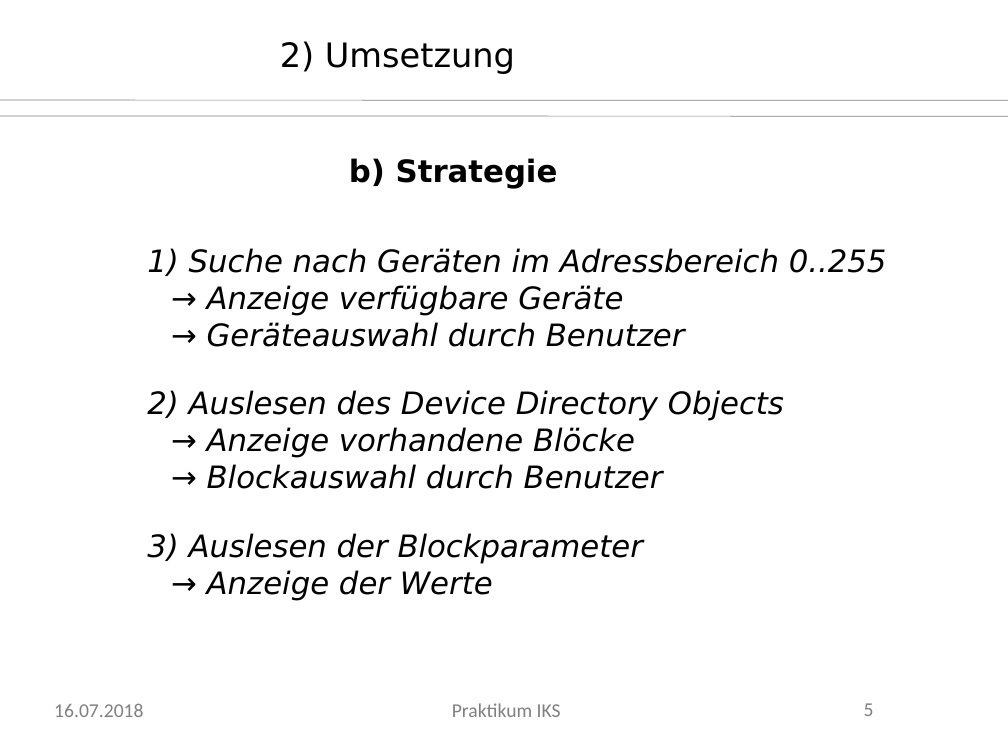
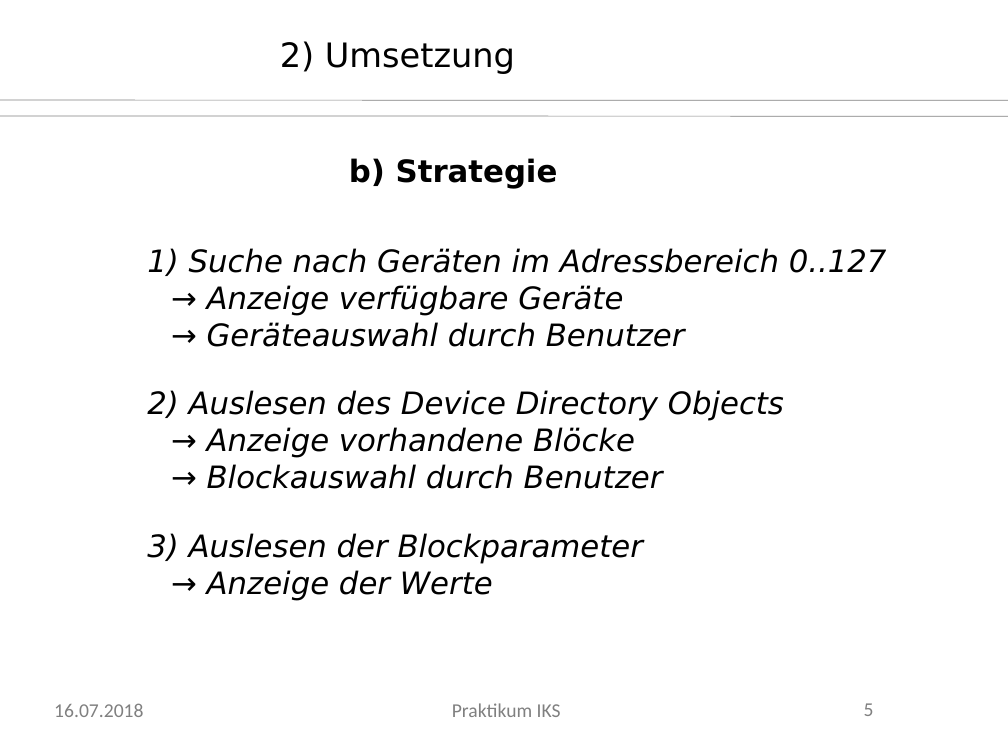
Before and after one commit to axelwogawa/PROFIBus-Profis, a slide deck: slide 5 of presentation/praesi.odp. Drawn at 1008x756 pixels with LibreOffice and Linux fonts; fonts in the diff are those of the drawing; background and template pictures are left out. Boxes give left, top, right and bottom in pixels: in the first picture for what was removed or moved away, otherwise in the second. Text is boxed around its words. In the diff, an @@ line names an element or a change of style, - is before the commit and + after.

```diff
--- a/presentation/praesi.odp
+++ b/presentation/praesi.odp
@@ text at bbox=[189, 248, 887, 347]: text changed @@
-1) Suche nach Geräten im Adressbereich 0..255
-   → Anzeige verfügbare Geräte
-   → Geräteauswahl durch Benutzer
+1) Suche nach Geräten im Adressbereich 0..127
+   → Anzeige verfügbare Geräte
+   → Geräteauswahl durch Benutzer
```
Also in this commit, not shown: 1 other slide changed, 1 slide added, 1 other file.
